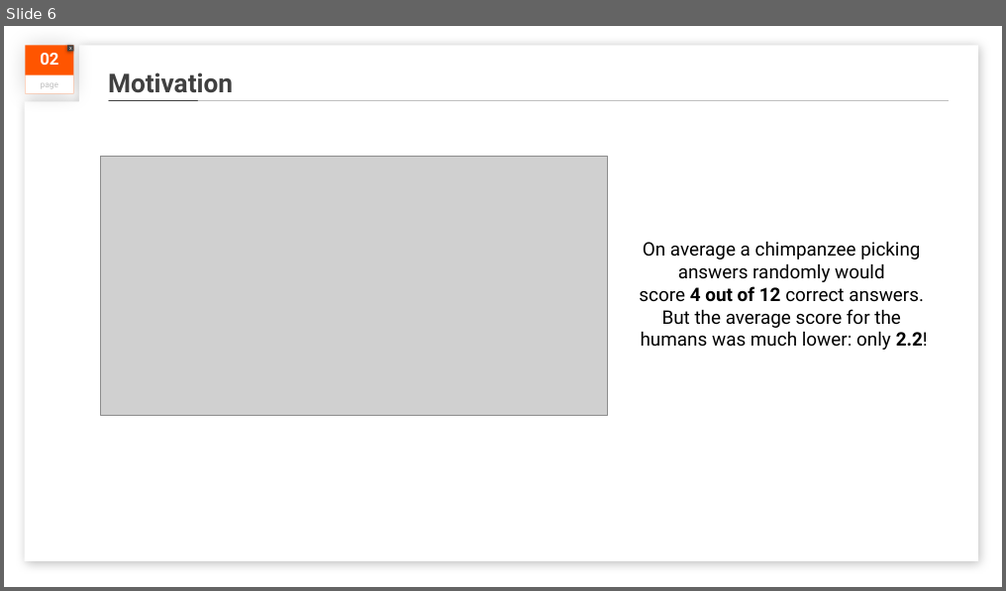
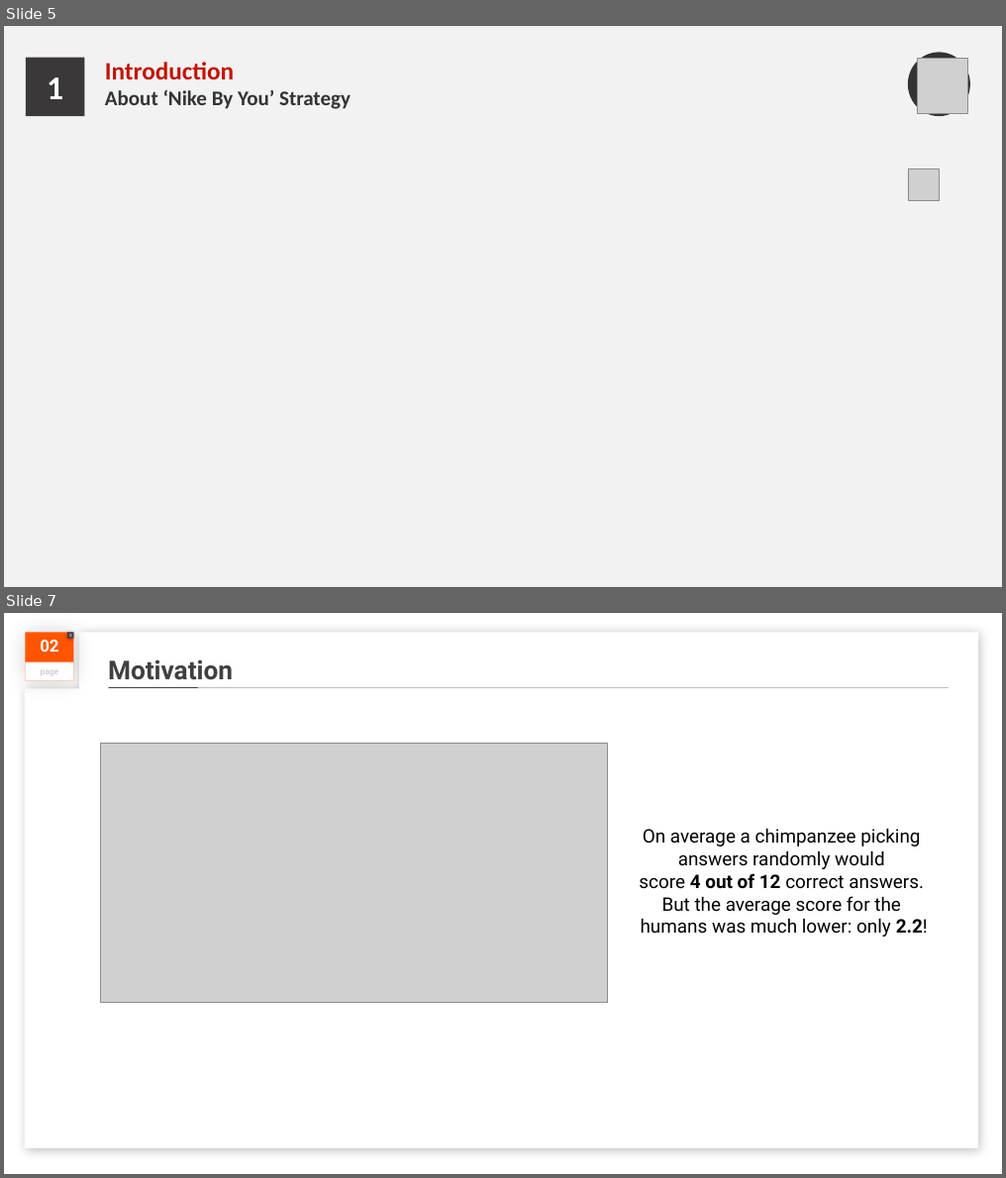
Before and after one commit to hej6853/Rowdy_Rooster_Project3, a slide deck: Factfulness_FINAL.pptx. Shown one above the other, each under a label of ours: slide 6 before the commit, slides 5 and 7 after it; the slides between them are not shown. The pictures are 1006x591 and 1006x1178 pixels, drawn with LibreOffice and Linux fonts; fonts in the diff are those of the drawing; grey boxes stand for pictures. Boxes give left, top, right and bottom in pixels: in the first picture for what was removed or moved away, otherwise in the second. Text is boxed around its words. In the diff, an @@ line names an element or a change of style, - is before the commit and + after.

```diff
--- a/Factfulness_FINAL.pptx
+++ b/Factfulness_FINAL.pptx
@@ slide 5 added at box(4, 26, 1002, 587), background #F2F2F2 @@
@@ ellipse added at box(908, 52, 969, 116), fill #333333 @@
@@ rectangle added at box(26, 58, 85, 116), fill #3A3838 @@
@@ text added at box(47, 77, 63, 99), 32 pt, text #FFFFFF, bold @@
+1
@@ text added at box(105, 62, 350, 109), 20 pt, text #333333, bold @@
+Introduction
+About ‘Nike By You’ Strategy
@@ picture added at box(918, 58, 968, 113) @@
@@ picture added at box(908, 169, 940, 200) @@
@@ what was slide 6 is now slide 7 @@
```
Also in this commit, not shown: 5 slides changed, 1 other slide added, 1 slide removed, 4 other files.
